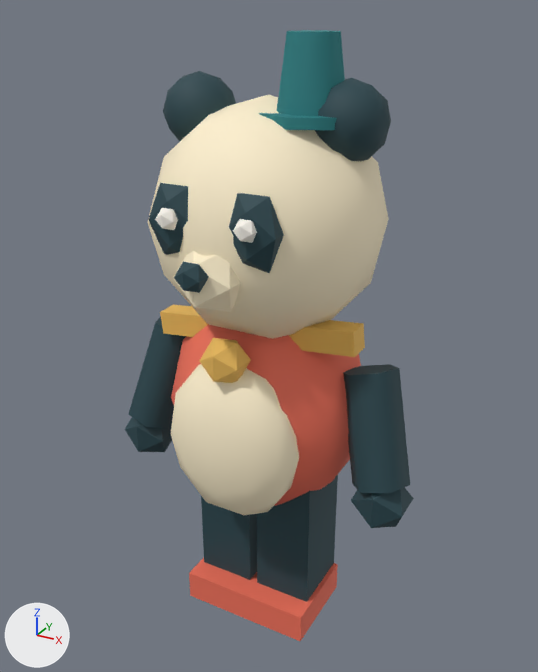
The glTF model games/brightway-park/public/art/models/staff_entertainer.glb as it was, and as the next commit left it.
Both versions are drawn from a camera (50 mm lens) standing at (1.4, -2.54, 2.62) and looking at (0.01, -0.01, 1.36). The axes (+X, +Y, +Z) are drawn at lower left. The lights are the same throughout. The picture after the commit comes second. Where no turn or scale is listed for an object, it has been applied to the vertices.

The first picture shows 'staff_entertainer_0', 'staff_entertainer_1', 'staff_entertainer_2', 'staff_entertainer_3', 'staff_entertainer_4', 'staff_entertainer_5'.
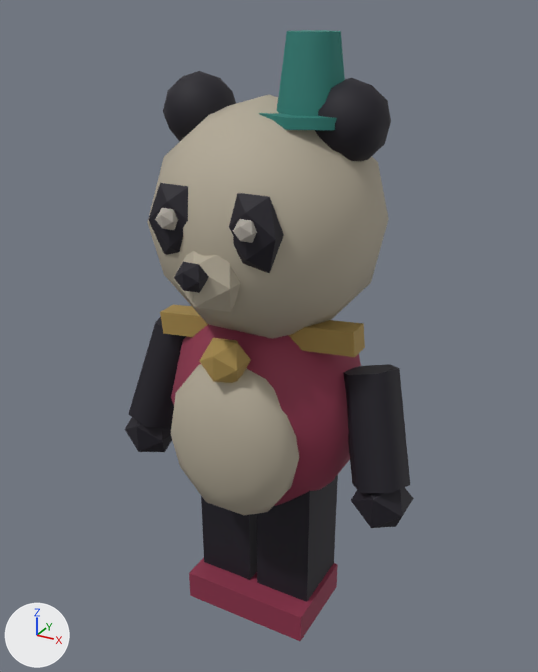
Diff of the bpy script that builds the scene:
```diff
--- a/games/brightway-park/public/art/models/staff_entertainer.glb.py
+++ b/games/brightway-park/public/art/models/staff_entertainer.glb.py
@@ mat_material_0 @@
 mat_material_0 = principled_material('Material_0')
-mat_material_0.base_color = (0.0176, 0.0578, 0.0723)  # dark cyan #24444c
+mat_material_0.base_color = (0.00857, 0.00651, 0.0137)  # black #17131f
 mat_material_0.roughness = 0.72
@@ mat_material_1 @@
 mat_material_1 = principled_material('Material_1')
-mat_material_1.base_color = (0.863, 0.162, 0.0999)  # red #ef7059
+mat_material_1.base_color = (0.262, 0.0284, 0.0685)  # red #8c2f4a
 mat_material_1.roughness = 0.72
@@ mat_material_2 @@
 mat_material_2 = principled_material('Material_2')
-mat_material_2.base_color = (1.0, 0.88, 0.624)  # beige #fff1cf
+mat_material_2.base_color = (0.44, 0.392, 0.301)  # grey #b1a895
 mat_material_2.roughness = 0.72
@@ mat_material_3 @@
 mat_material_3 = principled_material('Material_3')
-mat_material_3.base_color = (0.965, 0.93, 0.855)  # white #fbf7ee
+mat_material_3.base_color = (0.397, 0.366, 0.323)  # grey #a9a39a
 mat_material_3.roughness = 0.72
@@ mat_material_4 @@
 mat_material_4 = principled_material('Material_4')
-mat_material_4.base_color = (0.847, 0.503, 0.107)  # orange #edbc5c
+mat_material_4.base_color = (0.381, 0.254, 0.0685)  # brown #a68a4a
 mat_material_4.roughness = 0.72
@@ mat_material_5 @@
 mat_material_5 = principled_material('Material_5')
-mat_material_5.base_color = (0.0176, 0.212, 0.227)  # cyan #247f83
+mat_material_5.base_color = (0.0232, 0.205, 0.175)  # cyan #2a7d74
 mat_material_5.roughness = 0.72
```

Changed parts and their boxes (x1, y1, x2, y2) in the pictures (538 x 672 px):
'staff_entertainer_2', recoloured (beige to grey): (147, 94, 389, 515) in both
'staff_entertainer_0', recoloured (dark cyan to black): (125, 71, 414, 602) in both
'staff_entertainer_1', recoloured (darker): (171, 324, 361, 641) in both
'staff_entertainer_5', recoloured: (259, 30, 345, 130) in both
'staff_entertainer_4', recoloured (orange to brown): (160, 305, 365, 383) in both
'staff_entertainer_3', recoloured (white to grey): (155, 208, 257, 243) in both
